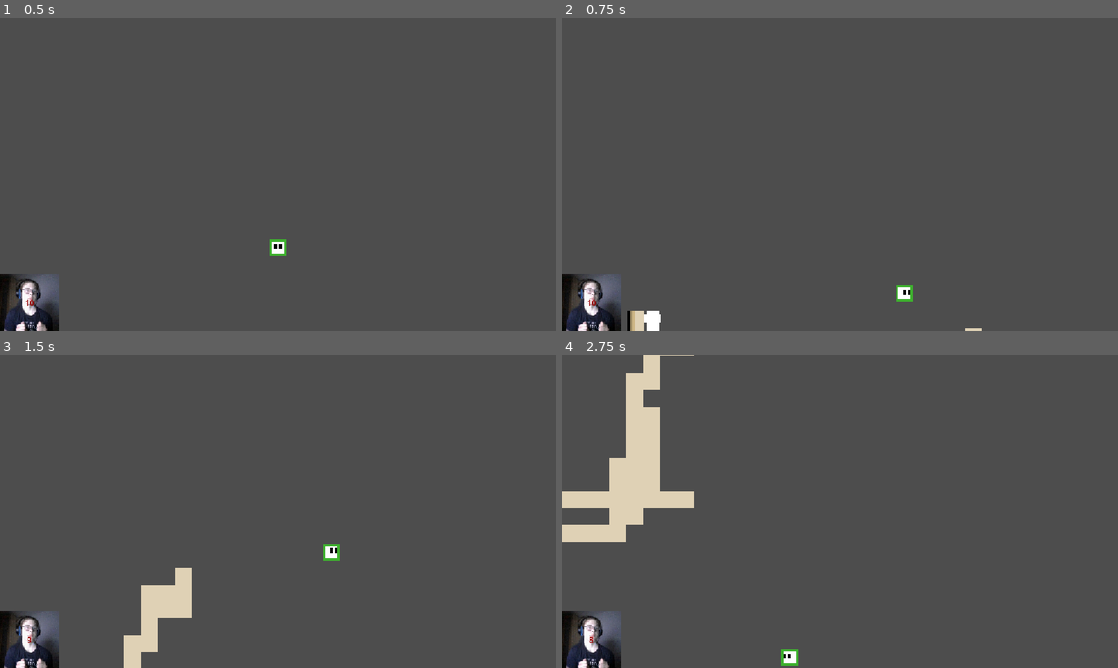
Above: before the commit, frames 1-4 (two rows, left to right).
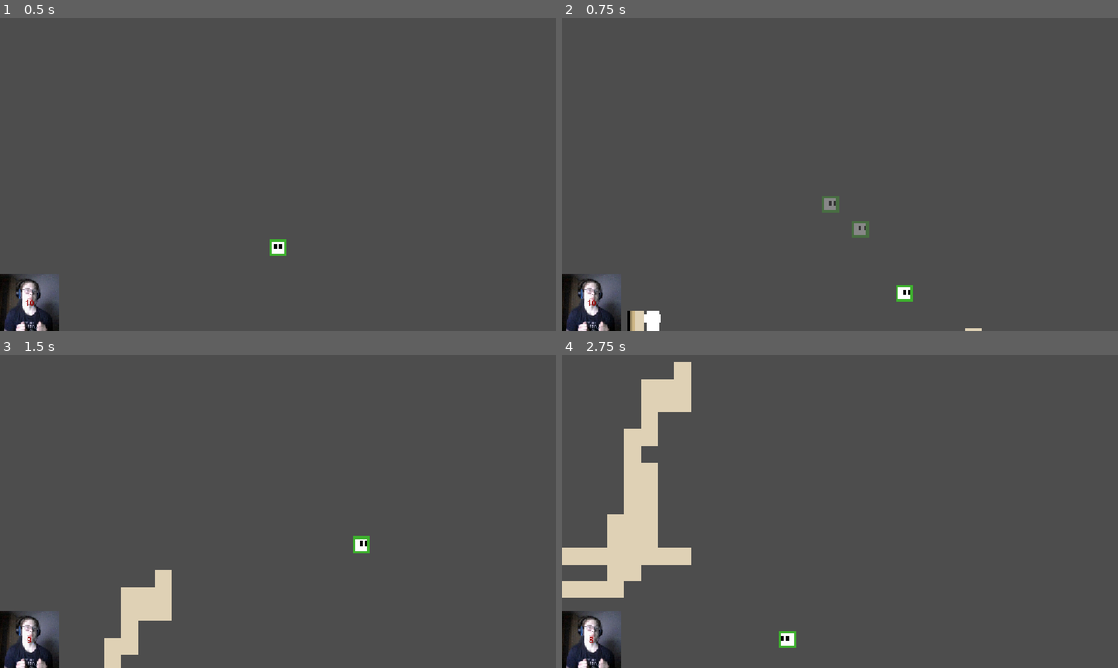
Above: after the commit, the same moments.

Repository: bk23miner/le-Gabe
Game: Godot game, scene res://scenes/Main.tscn
Two runs of this game, one before a commit and one after it. Both use one fixed random seed, a clock stepped at 60 frames per second and the inputs below.
Inputs:
- Up to frame 1 (0.5 s): no input
- Up to frame 2 (0.75 s): hold D (right) from 0.53 s (still down); tap Shift (dash) at 0.6 s
- Up to frame 3 (1.5 s): keep holding D (right); tap Space (jump) at 0.77 s; tap Shift (dash) at 1.35 s
- Up to frame 4 (2.75 s): tap Space (jump) at 1.52 s; release D (right) at 2.03 s; hold A (left) from 2.03 s (still down); tap Shift (dash) at 2.1 s

Frame 1 is identical in both runs. In frame 2, 0.3% of the frame differs, in the area x 46-56%, y 56-71%; in frame 3, 2.4%; in frame 4, 6.9%, in the area x 0-43%, y 0-100%.

Commit message:
Upload-by-Bk

Diff:
--- a/scenes/world.gd
+++ b/scenes/world.gd
@@ -1,18 +1,38 @@
 extends Node2D
 var Wings
 var PL: Node = null
+var count = 0
+var dash = false
 # Called when the node enters the scene tree for the first time.
 func _ready() -> void:
 	Wings = $"D-Jump"
 	Wings.visible = false
+	$Dash.visible = false
+	$Dash2.visible = false
 	pass
 
 
 
 # Called every frame. 'delta' is the elapsed time since the previous frame.
 func _process(delta: float) -> void:
-	pass
+	if dash:
+		count += delta
+		if count <= 0.03:
+			$Dash.visible = true
+			$Dash.play("default")
+			$Dash.position = $Player.position
+			print("D1")
 
+		if count <= 0.06:
+			$Dash2.visible = true
+			$Dash2.play("default")
+			$Dash2.position = $Player.position
+			print("D2")
+		if count >= 0.25:
+			$Dash.visible = false
+		if count >= 0.28:
+			$Dash2.visible = false
+			dash = false
 
 func reset_Wings() -> void:
 	Wings.visible = false
@@ -24,3 +44,13 @@
 	Wings.visible = true
 	Wings.play("default")
 	$"D-Jump/Timer".start()
+
+
+func Dash(LEFT) -> void:
+	dash = true
+	if LEFT:
+		$Dash.flip_h = true
+		$Dash2.flip_h = true
+	elif !LEFT:
+		$Dash.flip_h = false
+		$Dash2.flip_h = false
--- a/scenes/world.tscn
+++ b/scenes/world.tscn
@@ -6,6 +6,28 @@
 [ext_resource type="Texture2D" uid="uid://cy12ux2isheuv" path="res://assets/temp_ground.png" id="2_rwgxs"]
 [ext_resource type="PackedScene" uid="uid://bgos1neyhkuf" path="res://scenes/Player.tscn" id="4_k0juu"]
 [ext_resource type="PackedScene" uid="uid://cu4wwvdux1mae" path="res://scenes/spikes/s_spike.tscn" id="5_71j4m"]
+
+[sub_resource type="AtlasTexture" id="AtlasTexture_qfnet"]
+atlas = ExtResource("2_qfnet")
+region = Rect2(89, 1, 7, 7)
+
+[sub_resource type="AtlasTexture" id="AtlasTexture_i7141"]
+atlas = ExtResource("2_qfnet")
+region = Rect2(77, 1, 7, 7)
+
+[sub_resource type="SpriteFrames" id="SpriteFrames_msxrf"]
+animations = [{
+"frames": [{
+"duration": 0.2,
+"texture": SubResource("AtlasTexture_qfnet")
+}, {
+"duration": 1.0,
+"texture": SubResource("AtlasTexture_i7141")
+}],
+"loop": 1,
+"name": &"default",
+"speed": 5.0
+}]
 
 [sub_resource type="AtlasTexture" id="AtlasTexture_cw2d6"]
 atlas = ExtResource("2_qfnet")
@@ -98,6 +120,14 @@
 [node name="World" type="Node2D" unique_id=538709576 groups=["World"]]
 script = ExtResource("1_nnsk1")
 
+[node name="Dash" type="AnimatedSprite2D" parent="." unique_id=1641584467]
+sprite_frames = SubResource("SpriteFrames_msxrf")
+frame_progress = 0.89247304
+
+[node name="Dash2" type="AnimatedSprite2D" parent="." unique_id=2003883141]
+sprite_frames = SubResource("SpriteFrames_msxrf")
+frame_progress = 0.093526274
+
 [node name="D-Jump" type="AnimatedSprite2D" parent="." unique_id=1579010172]
 position = Vector2(0, 2)
 sprite_frames = SubResource("SpriteFrames_i7141")
@@ -112,7 +142,6 @@
 tile_set = SubResource("TileSet_v6fml")
 
 [node name="Area2D" type="Area2D" parent="." unique_id=1118562819]
-visible = false
 
 [node name="CollisionShape2D" type="CollisionShape2D" parent="Area2D" unique_id=572106592]
 process_physics_priority = 1
--- a/scripts/player.gd
+++ b/scripts/player.gd
@@ -6,7 +6,7 @@
 @export var gravity = 500
 
 @export var remaining_djumps = 10
-@export var remaining_dash = 1
+@export var remaining_dash = 100
 @export var remaining_walljump = 2
 @export var Wings: Node2D#
 
@@ -32,6 +32,7 @@
 			dashing = true
 			temp_x_vel = Input.get_axis("left", "right") *(speed + dash_speed)
 			remaining_dash -= 1
+			get_tree().get_first_node_in_group("World").Dash(Input.get_axis("left","right") == -1)
 		if dashing:
 			velocity.x = temp_x_vel
 		elif !dashing:
